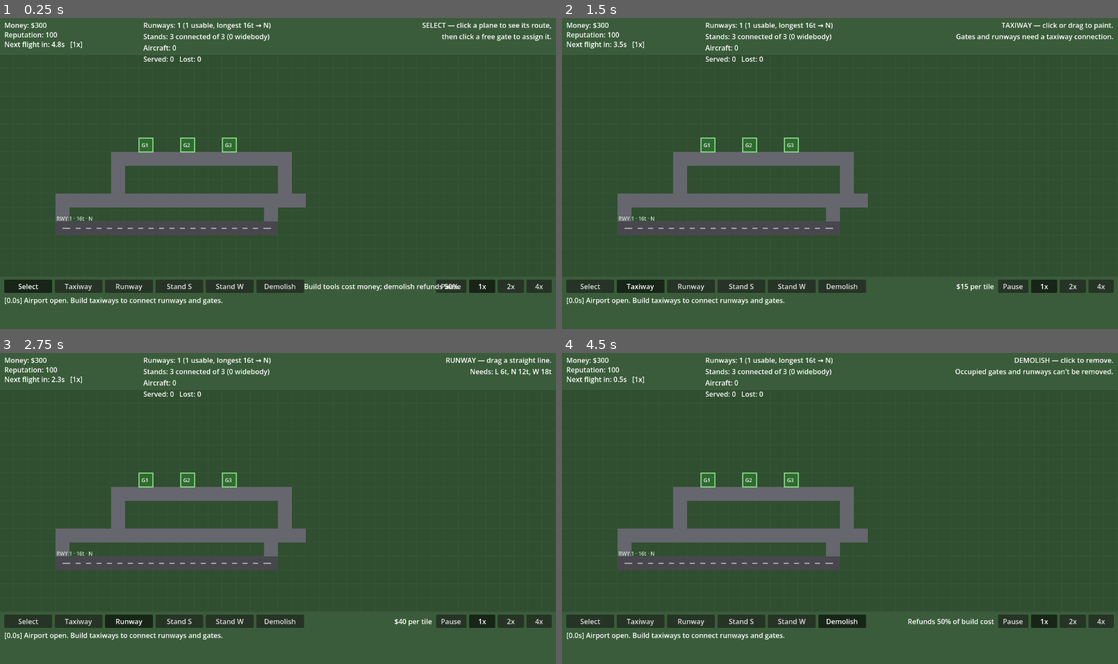
Above: before the commit, frames 1-4 (two rows, left to right).
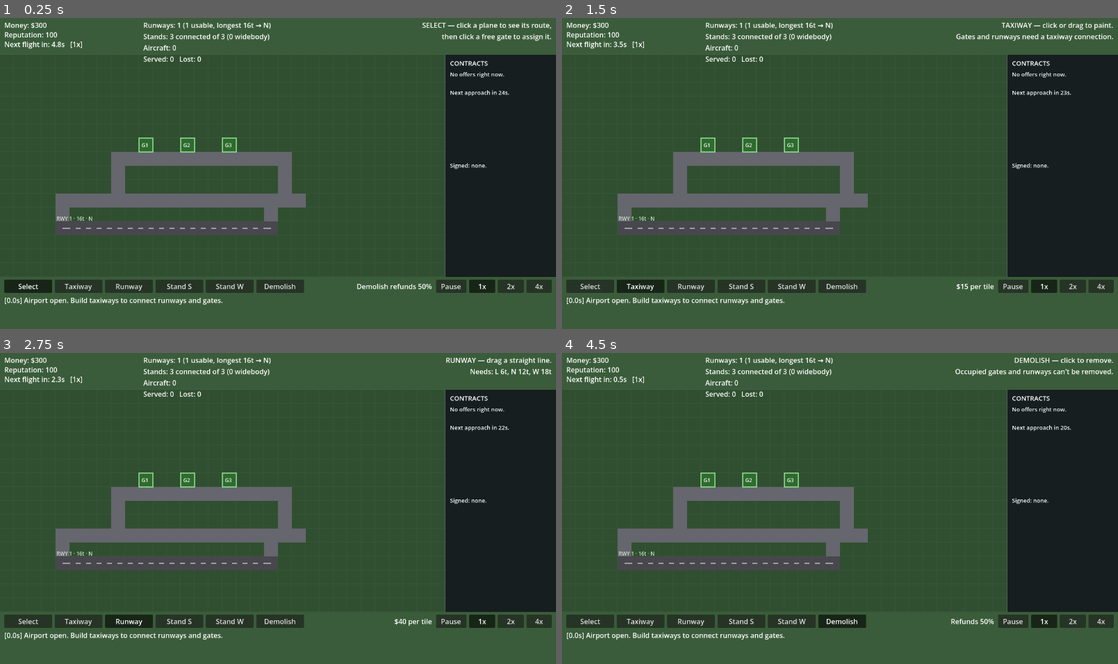
Above: after the commit, the same moments.

Repository: gerp93/airport
Game: Godot game, scene res://Main.tscn
The game is run twice, just before and just after one commit, with the same random seed, the same clock (stepped at 60 frames per second) and the same inputs.
Inputs:
- Up to frame 1 (0.25 s): no input
- Up to frame 2 (1.5 s): click "Select" at 0.5 s; click "Taxiway" at 1.25 s
- Up to frame 3 (2.75 s): click "Runway" at 2 s
- Up to frame 4 (4.5 s): click "Stand S" at 2.75 s; click "Stand W" at 3.5 s; click "Demolish" at 4.25 s

The runs differ from the first frame. In frame 1, 15% of the frame differs, in the area x 54-100%, y 11-88%; in frame 2, 14%; in frame 3, 14%; in frame 4, 14%.

Commit message:
Add airline contracts that generate their own traffic
Until now the player only ever reacted to whatever the schedule threw at
them. Named airlines now offer contracts — serve N flights of a given class
within a deadline for a cash bonus, or lose reputation.

The mechanic that makes these matter: a signed contract *biases spawns*
toward that airline and class (60% share). Signing SkyNorth for widebodies
actually fills your approach with widebodies, so a contract you can't handle
floods the airport rather than quietly failing in a list. Offers show the
runway length and stand size they need, and warn outright when the airport
can't handle them yet, so passing is a real decision.

The grid narrows from 40 to 32 columns to make room for a contracts sidebar.
32x16 is still far more build space than the starter airport uses.

Adds an --auto-sign test arg so headless runs exercise the whole contract
lifecycle (offer, sign, traffic bias, completion, expiry) without a player.
Also shortens the tool info strings, which were overflowing their label and
drawing over the toolbar buttons.

Co-Authored-By: Claude Opus 5 <noreply@anthropic.com>

Diff:
--- a/AirportGrid.gd
+++ b/AirportGrid.gd
@@ -2,7 +2,7 @@
 
 enum TileType { EMPTY, TAXIWAY, RUNWAY, GATE }
 
-const COLS := 40
+const COLS := 32
 const ROWS := 16
 const TILE := 32.0
 const ORIGIN := Vector2(0.0, 88.0)
--- a/Main.gd
+++ b/Main.gd
@@ -50,6 +50,11 @@
 const REP_PER_TURNAROUND := 1
 const REP_MAX := 100
 
+const MAX_CONTRACTS := 2
+# Signed contracts generate their own traffic, so taking one you can't handle
+# actively floods the airport instead of just sitting in a list.
+const CONTRACT_TRAFFIC_SHARE := 0.6
+
 const SPAWN_POS := Vector2(-60.0, 150.0)
 const AIR_ANCHOR := Vector2(110.0, 160.0)
 
@@ -68,8 +73,13 @@
 
 var paused := false
 var speed := 1.0
-# Mirrors the log to stdout for headless balance runs: --headless ... -- --echo-log
+# Test affordances for headless balance runs: --headless ... -- --echo-log --auto-sign
 var _echo_log := false
+var _auto_sign := false
+
+var offer = null
+var contracts: Array = []
+var next_offer_at := 25.0
 
 var selected_plane_id := -1
 var tool: Tool = Tool.SELECT
@@ -88,7 +98,9 @@
 
 func _ready() -> void:
 	randomize()
-	_echo_log = "--echo-log" in OS.get_cmdline_user_args()
+	var args := OS.get_cmdline_user_args()
+	_echo_log = "--echo-log" in args
+	_auto_sign = "--auto-sign" in args
 	grid = AirportGrid.new()
 	grid.seed_starter_airport()
 
@@ -104,6 +116,8 @@
 	$UI/Speed2Btn.pressed.connect(_set_speed.bind(2.0))
 	$UI/Speed3Btn.pressed.connect(_set_speed.bind(4.0))
 	$UI/GameOverPanel/RestartBtn.pressed.connect(func(): get_tree().reload_current_scene())
+	$UI/ContractPanel/AcceptBtn.pressed.connect(accept_offer)
+	$UI/ContractPanel/DeclineBtn.pressed.connect(decline_offer)
 
 	add_log("Airport open. Build taxiways to connect runways and gates.")
 
@@ -179,9 +193,105 @@
 	return 0
 
 
+# --- contracts ---
+
+func can_handle_class(size: int) -> bool:
+	var need: Dictionary = CLASSES[size]
+	var runway_ok := false
+	for r in grid.runways:
+		if grid.runway_is_usable(r) and r["cells"].size() >= need["min_runway"]:
+			runway_ok = true
+			break
+	if not runway_ok:
+		return false
+	for g in grid.gates:
+		if grid.gate_is_connected(g) and g["size"] >= need["gate_size"]:
+			return true
+	return false
+
+
+func make_offer() -> Dictionary:
+	var size := pick_size()
+	var count := 3 + randi() % 4
+	var cls: Dictionary = CLASSES[size]
+	var per: int = (cls["pay_min"] + cls["pay_max"]) / 2
+	return {
+		"airline": AIRLINES[randi() % AIRLINES.size()],
+		"size": size, "count": count, "progress": 0,
+		"reward": int(per * count * 0.6),
+		"penalty": 8 + count * 2,
+		"duration": 70.0 + count * 28.0,
+		"deadline": 0.0,
+	}
+
+
+func accept_offer() -> void:
+	if offer == null or contracts.size() >= MAX_CONTRACTS:
+		return
+	offer["deadline"] = time_elapsed + offer["duration"]
+	contracts.append(offer)
+	add_log("Signed %s: %d %s flights in %ds for $%d." % [
+		offer["airline"], offer["count"], CLASSES[offer["size"]]["name"],
+		int(offer["duration"]), offer["reward"],
+	])
+	offer = null
+	next_offer_at = time_elapsed + 45.0 + randf() * 30.0
+
+
+func decline_offer() -> void:
+	if offer == null:
+		return
+	add_log("Passed on the %s contract." % offer["airline"])
+	offer = null
+	next_offer_at = time_elapsed + 25.0 + randf() * 20.0
+
+
+func contract_needing_traffic() -> Variant:
+	for c in contracts:
+		if c["progress"] < c["count"]:
+			return c
+	return null
+
+
+func credit_contracts(p: Dictionary) -> void:
+	for c in contracts:
+		if c["airline"] == p["airline"] and c["size"] == p["size"] and c["progress"] < c["count"]:
+			c["progress"] += 1
+			if c["progress"] >= c["count"]:
+				money += c["reward"]
+				earned += c["reward"]
+				reputation = min(REP_MAX, reputation + 5)
+				add_log("CONTRACT COMPLETE — %s. +$%d, Reputation +5." % [c["airline"], c["reward"]])
+			return
+
+
+func update_contracts() -> void:
+	for c in contracts:
+		if c["progress"] < c["count"] and time_elapsed >= c["deadline"]:
+			reputation = max(0, reputation - c["penalty"])
+			add_log("CONTRACT FAILED — %s, %d of %d flights. Reputation -%d." % [
+				c["airline"], c["progress"], c["count"], c["penalty"],
+			])
+			c["progress"] = -1
+	contracts = contracts.filter(func(c): return c["progress"] >= 0 and c["progress"] < c["count"])
+
+	if offer == null and contracts.size() < MAX_CONTRACTS and time_elapsed >= next_offer_at:
+		offer = make_offer()
+		add_log("%s is offering a contract." % offer["airline"])
+		if _auto_sign:
+			if can_handle_class(offer["size"]):
+				accept_offer()
+			else:
+				decline_offer()
+
+
 func spawn_plane() -> void:
 	var airline: String = AIRLINES[randi() % AIRLINES.size()]
 	var size := pick_size()
+	var contract = contract_needing_traffic()
+	if contract != null and randf() < CONTRACT_TRAFFIC_SHARE:
+		airline = contract["airline"]
+		size = contract["size"]
 	var cls: Dictionary = CLASSES[size]
 	var payout: int = cls["pay_min"] + randi() % (cls["pay_max"] - cls["pay_min"] + 1)
 	var callsign := "%s %d" % [airline, plane_id_seq]
@@ -569,6 +679,7 @@
 				served += 1
 				reputation = min(REP_MAX, reputation + REP_PER_TURNAROUND)
 				add_log("%s turnaround complete. +$%d" % [p["callsign"], p["payout"]])
+				credit_contracts(p)
 				p["state"] = "AWAIT_DEPART"
 				p["state_timer"] = 0.0
 
@@ -745,6 +856,12 @@
 			KEY_3:
 				_choose_speed(4.0)
 				return
+			KEY_A:
+				accept_offer()
+				return
+			KEY_D:
+				decline_offer()
+				return
 		if TOOL_KEYS.has(event.keycode):
 			_choose_tool(TOOL_KEYS[event.keycode])
 		return
@@ -813,6 +930,7 @@
 		if reputation <= 0:
 			_end_run()
 	_update_hud()
+	_update_contract_ui()
 	queue_redraw()
 
 
@@ -837,6 +955,7 @@
 
 func _simulate(dt: float) -> void:
 	time_elapsed += dt
+	update_contracts()
 
 	if time_elapsed >= next_spawn_at:
 		spawn_plane()
@@ -859,6 +978,50 @@
 	for c in CLASSES:
 		parts.append("%s %dt" % [c["code"], c["min_runway"]])
 	return "Needs: " + ", ".join(parts)
+
+
+func _update_contract_ui() -> void:
+	var offer_label: Label = $UI/ContractPanel/OfferLabel
+	var active_label: Label = $UI/ContractPanel/ActiveLabel
+	var full := contracts.size() >= MAX_CONTRACTS
+
+	if offer == null:
+		offer_label.text = "No offers right now.\n\nNext approach in %ds." % int(max(0.0, next_offer_at - time_elapsed))
+	else:
+		var cls: Dictionary = CLASSES[offer["size"]]
+		var lines := [
+			"%s wants a deal:" % offer["airline"],
+			"",
+			"%d x %s" % [offer["count"], cls["name"]],
+			"within %ds" % int(offer["duration"]),
+			"pays $%d bonus" % offer["reward"],
+			"fail: -%d reputation" % offer["penalty"],
+			"",
+			"Needs %dt runway + %s stand." % [cls["min_runway"], "widebody" if cls["gate_size"] >= 2 else "small"],
+		]
+		if not can_handle_class(offer["size"]):
+			lines.append("")
+			lines.append("!! Your airport cannot handle this yet.")
+		elif full:
+			lines.append("")
+			lines.append("!! Contract slots full.")
+		offer_label.text = "\n".join(lines)
+
+	$UI/ContractPanel/AcceptBtn.visible = offer != null
+	$UI/ContractPanel/DeclineBtn.visible = offer != null
+	$UI/ContractPanel/AcceptBtn.disabled = full
+
+	if contracts.is_empty():
+		active_label.text = "Signed: none."
+	else:
+		var parts := ["Signed:"]
+		for c in contracts:
+			parts.append("")
+			parts.append("%s — %d/%d %s" % [
+				c["airline"], c["progress"], c["count"], CLASSES[c["size"]]["code"],
+			])
+			parts.append("  %ds left · $%d" % [int(max(0.0, c["deadline"] - time_elapsed)), c["reward"]])
+		active_label.text = "\n".join(parts)
 
 
 func _update_hud() -> void:
@@ -891,7 +1054,7 @@
 	match tool:
 		Tool.SELECT:
 			hint_label.text = "SELECT — click a plane to see its route,\nthen click a free gate to assign it."
-			tool_info_label.text = "Build tools cost money; demolish refunds %d%%." % int(REFUND_RATE * 100)
+			tool_info_label.text = "Demolish refunds %d%%" % int(REFUND_RATE * 100)
 		Tool.TAXIWAY:
 			hint_label.text = "TAXIWAY — click or drag to paint.\nGates and runways need a taxiway connection."
 			tool_info_label.text = "$%d per tile" % COST_TAXIWAY
@@ -906,7 +1069,7 @@
 			tool_info_label.text = "$%d" % (COST_GATE_TILE * 2)
 		Tool.DEMOLISH:
 			hint_label.text = "DEMOLISH — click to remove.\nOccupied gates and runways can't be removed."
-			tool_info_label.text = "Refunds %d%% of build cost" % int(REFUND_RATE * 100)
+			tool_info_label.text = "Refunds %d%%" % int(REFUND_RATE * 100)
 
 
 # --- rendering ---
--- a/Main.tscn
+++ b/Main.tscn
@@ -18,6 +18,11 @@
 corner_radius_bottom_right = 6
 corner_radius_bottom_left = 6
 
+[sub_resource type="StyleBoxFlat" id="StyleBoxFlat_sidebar"]
+bg_color = Color(0.07, 0.09, 0.11, 0.9)
+border_width_left = 1
+border_color = Color(0.35, 0.45, 0.4, 1)
+
 [sub_resource type="StyleBoxFlat" id="StyleBoxFlat_restart"]
 bg_color = Color(0.16, 0.42, 0.24, 1)
 border_width_left = 1
@@ -179,7 +184,61 @@
 offset_right = 995.0
 offset_bottom = 632.0
 horizontal_alignment = 2
+clip_text = true
 text = "Click a plane to inspect its route."
+
+[node name="ContractPanel" type="Panel" parent="UI"]
+offset_left = 1024.0
+offset_top = 88.0
+offset_right = 1280.0
+offset_bottom = 600.0
+theme_override_styles/panel = SubResource("StyleBoxFlat_sidebar")
+
+[node name="Title" type="Label" parent="UI/ContractPanel"]
+offset_left = 12.0
+offset_top = 8.0
+offset_right = 244.0
+offset_bottom = 30.0
+theme_override_font_sizes/font_size = 15
+text = "CONTRACTS"
+
+[node name="OfferLabel" type="Label" parent="UI/ContractPanel"]
+offset_left = 12.0
+offset_top = 36.0
+offset_right = 244.0
+offset_bottom = 200.0
+theme_override_font_sizes/font_size = 13
+autowrap_mode = 2
+vertical_alignment = 0
+text = ""
+
+[node name="AcceptBtn" type="Button" parent="UI/ContractPanel"]
+visible = false
+offset_left = 12.0
+offset_top = 204.0
+offset_right = 124.0
+offset_bottom = 234.0
+focus_mode = 0
+text = "Sign (A)"
+
+[node name="DeclineBtn" type="Button" parent="UI/ContractPanel"]
+visible = false
+offset_left = 132.0
+offset_top = 204.0
+offset_right = 244.0
+offset_bottom = 234.0
+focus_mode = 0
+text = "Pass (D)"
+
+[node name="ActiveLabel" type="Label" parent="UI/ContractPanel"]
+offset_left = 12.0
+offset_top = 246.0
+offset_right = 244.0
+offset_bottom = 500.0
+theme_override_font_sizes/font_size = 13
+autowrap_mode = 2
+vertical_alignment = 0
+text = ""
 
 [node name="GameOverPanel" type="Panel" parent="UI"]
 visible = false
Not shown: 1 places in Main.tscn that only renumber resources
